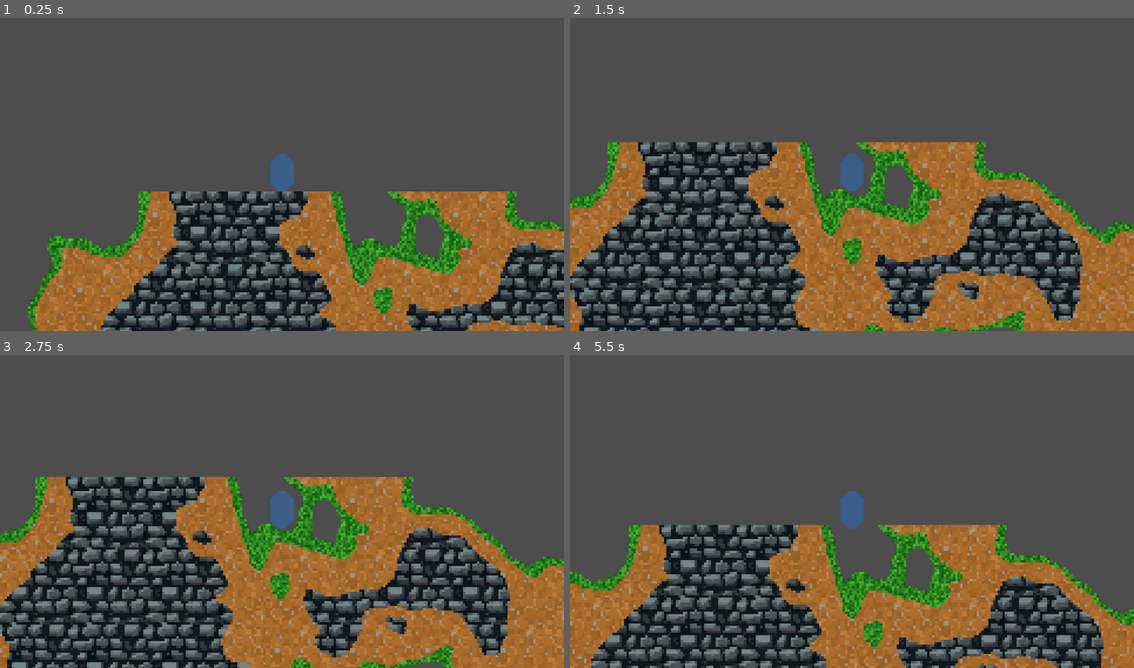
Above: before the commit, frames 1-4 (two rows, left to right).
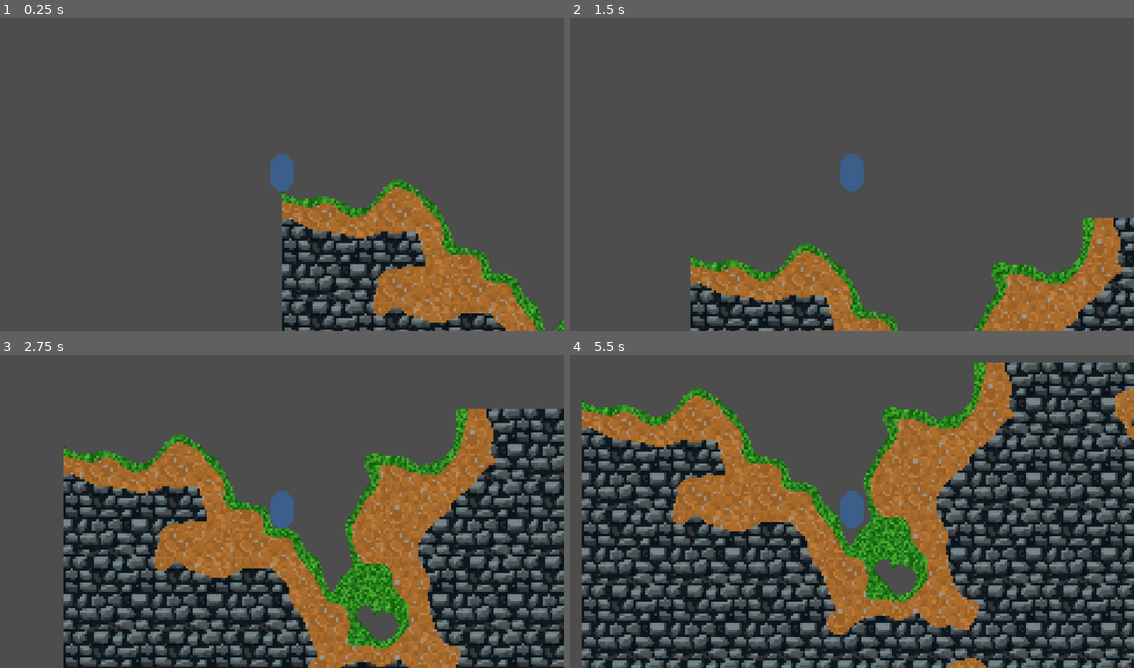
Above: after the commit, the same moments.

Repository: BerkZerker/Strata-Game-Project
Game: Godot game, scene res://src/game/game_instance.tscn
Same seed, same stepped clock (60 frames per second), same inputs: the game is played once before the commit and once after it.
Inputs (mouse positions are in pixels of both pictures, inside the frame that each line leads up to):
- Up to frame 1 (0.25 s): no input
- Up to frame 2 (1.5 s): tap Enter at 0.5 s; move the mouse to (976, 155) at 0.52 s; hold D from 0.53 s (still down); click (976, 155) at 0.67 s; tap Space at 0.77, 1.25 s; move the mouse to (739, 187) at 1.27 s
- Up to frame 3 (2.75 s): tap Space at 1.52 s; move the mouse to (338, 439) at 2.02 s; release D at 2.03 s; hold A from 2.03 s (still down)
- Up to frame 4 (5.5 s): tap Enter at 2.75, 4.25 s; move the mouse to (823, 574) at 2.77 s; release A at 2.78 s; hold D 2.78-4.28 s; click (823, 574) at 2.92 s; tap Space at 3.02, 3.5, 3.77, 4.52 s; move the mouse to (1021, 558) at 3.52 s; move the mouse to (682, 461) at 4.27 s; hold A 4.28-5.03 s; move the mouse to (880, 508) at 5.02 s; hold D from 5.03 s (still down); click (880, 508) at 5.17 s

The runs differ from the first frame. In frame 1, 31% of the frame differs, in the area x 5-100%, y 51-100%; in frame 2, 43%; in frame 3, 52%; in frame 4, 62%, in the area x 0-100%, y 2-100%.

Commit message:
minor tweaks

Diff:
--- a/src/game/game_instance.tscn
+++ b/src/game/game_instance.tscn
@@ -1,7 +1,10 @@
-[gd_scene load_steps=2 format=3 uid="uid://bin23awxfegtc"]
+[gd_scene load_steps=3 format=3 uid="uid://bin23awxfegtc"]
 
 [ext_resource type="PackedScene" uid="uid://dmenimsif17h2" path="res://src/world/world.tscn" id="1_wjxra"]
+[ext_resource type="PackedScene" uid="uid://dhjepimdy0621" path="res://src/entities/player.tscn" id="2_cth1l"]
 
 [node name="GameInstance" type="Node"]
 
 [node name="World" parent="." instance=ExtResource("1_wjxra")]
+
+[node name="Player" parent="World" instance=ExtResource("2_cth1l")]
--- a/src/world/world.tscn
+++ b/src/world/world.tscn
@@ -1,13 +1,9 @@
-[gd_scene load_steps=4 format=3 uid="uid://dmenimsif17h2"]
+[gd_scene load_steps=3 format=3 uid="uid://dmenimsif17h2"]
 
 [ext_resource type="Script" uid="uid://bymyrjse82oq5" path="res://src/world/world.gd" id="1_tp5op"]
-[ext_resource type="PackedScene" uid="uid://dhjepimdy0621" path="res://src/entities/player.tscn" id="2_xlegt"]
 [ext_resource type="PackedScene" uid="uid://t1pwf87mdupr" path="res://src/world/terrain/chunk_manager.tscn" id="3_jte2u"]
 
 [node name="World" type="Node2D"]
 script = ExtResource("1_tp5op")
 
-[node name="Player" parent="." instance=ExtResource("2_xlegt")]
-position = Vector2(228, -32)
-
 [node name="ChunkManager" parent="." instance=ExtResource("3_jte2u")]
Not shown, changed: TODO.md
